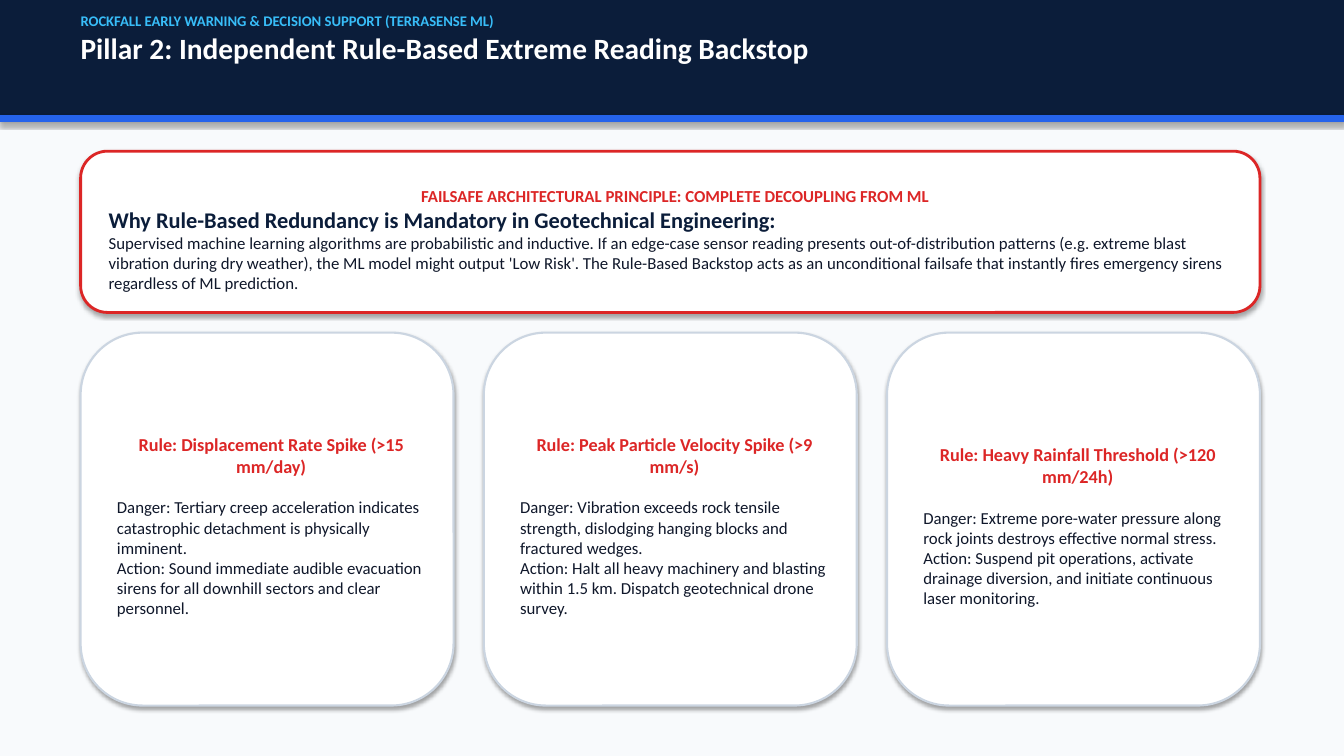
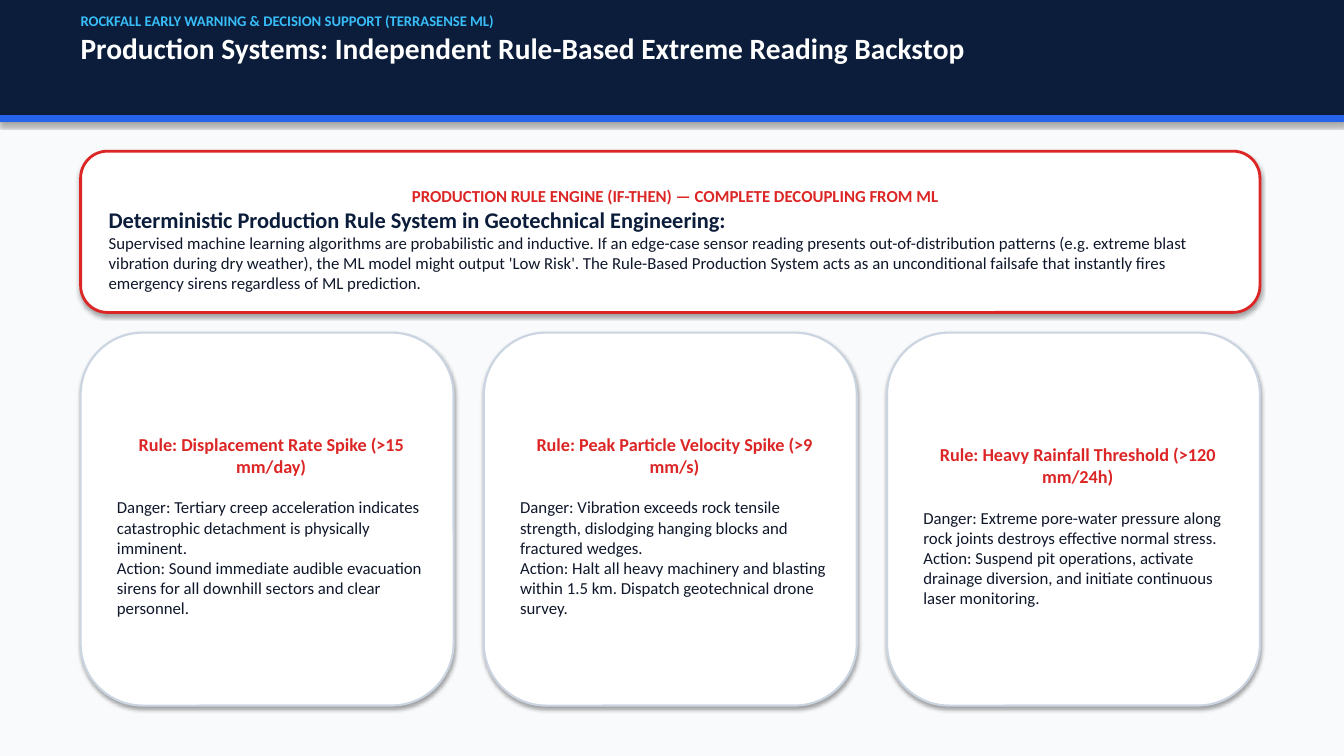
Before and after one commit to ShahidNurpasha/TerraSense-ML-Rockfall-Detection, a slide deck: slide 11 of ROCKFALL_EARLY_WARNING_PRESENTATION.pptx. Drawn at 1344x756 pixels with LibreOffice and Linux fonts; fonts in the diff are those of the drawing. Boxes give left, top, right and bottom in pixels: in the first picture for what was removed or moved away, otherwise in the second. Text is boxed around its words. In the diff, an @@ line names an element or a change of style, - is before the commit and + after.

```diff
--- a/ROCKFALL_EARLY_WARNING_PRESENTATION.pptx
+++ b/ROCKFALL_EARLY_WARNING_PRESENTATION.pptx
@@ text at (81,38,964,64): text changed @@
-Pillar 2: Independent Rule-Based Extreme Reading Backstop
+Production Systems: Independent Rule-Based Extreme Reading Backstop
@@ text in rounded rectangle at (109,189,1187,292): text changed @@
-FAILSAFE ARCHITECTURAL PRINCIPLE: COMPLETE DECOUPLING FROM ML
-Why Rule-Based Redundancy is Mandatory in Geotechnical Engineering:
-Supervised machine learning algorithms are probabilistic and inductive. If an edge-case sensor reading presents out-of-distribution patterns (e.g. extreme blast vibration during dry weather), the ML model might output 'Low Risk'. The Rule-Based Backstop acts as an unconditional failsafe that instantly fires emergency sirens regardless of ML prediction.
+PRODUCTION RULE ENGINE (IF-THEN) — COMPLETE DECOUPLING FROM ML
+Deterministic Production Rule System in Geotechnical Engineering:
+Supervised machine learning algorithms are probabilistic and inductive. If an edge-case sensor reading presents out-of-distribution patterns (e.g. extreme blast vibration during dry weather), the ML model might output 'Low Risk'. The Rule-Based Production System acts as an unconditional failsafe that instantly fires emergency sirens regardless of ML prediction.
```
Also in this commit, not shown: 3 other slides changed, 11 other files.
